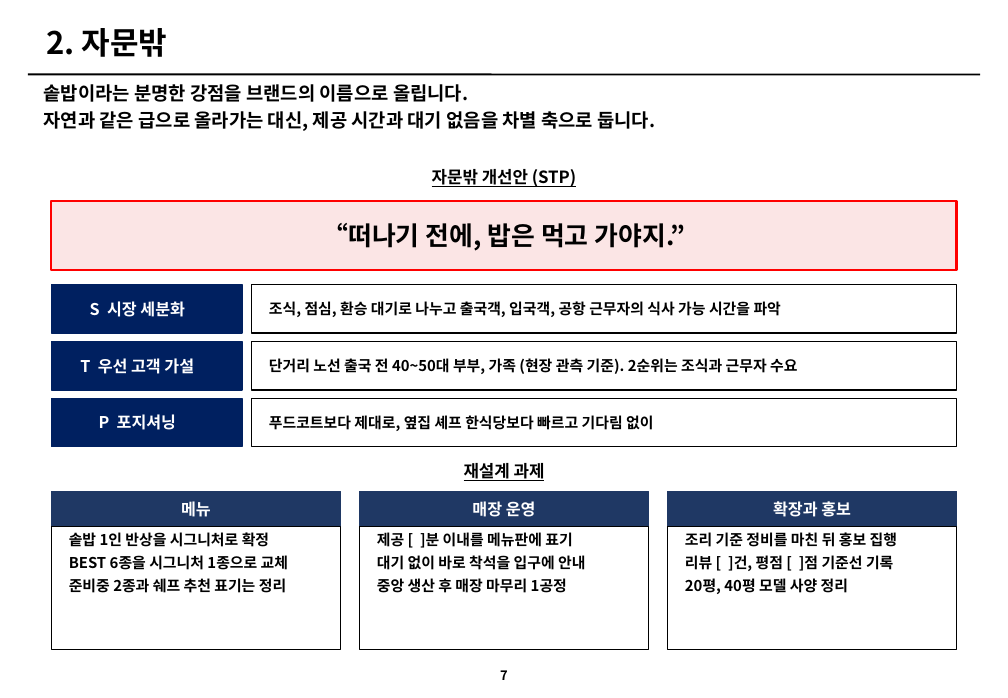
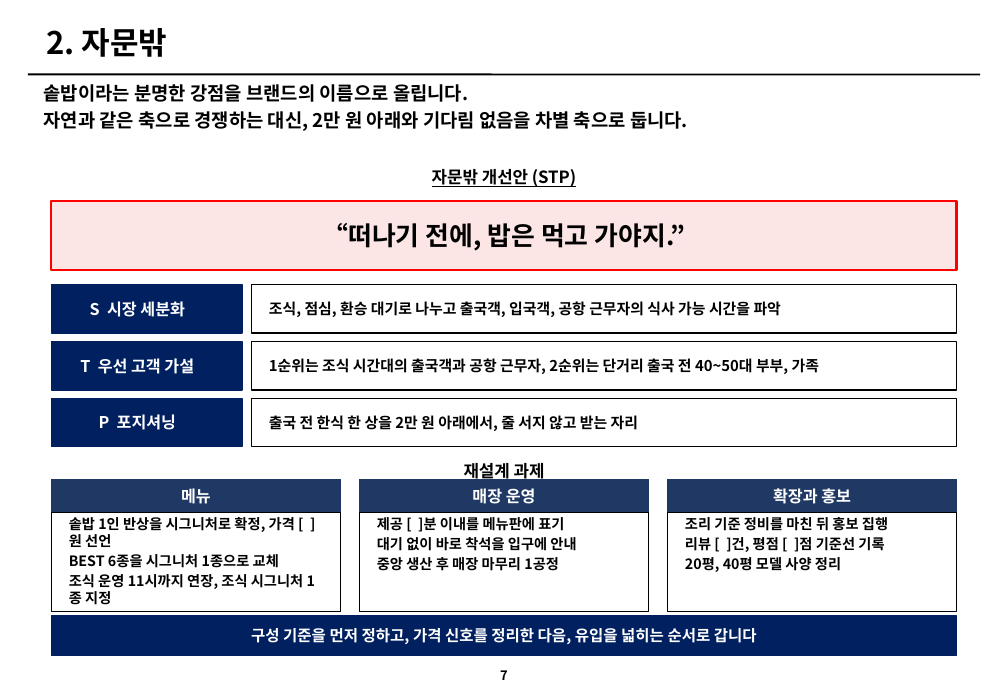
Before and after one commit to grandnim-wq/Claude, a slide deck: slide 7 of 아모제_3개브랜드_개선전략_v3.pptx. Drawn at 1008x698 pixels with LibreOffice and Linux fonts; fonts in the diff are those of the drawing. Boxes give left, top, right and bottom in pixels: in the first picture for what was removed or moved away, otherwise in the second. Text is boxed around its words. In the diff, an @@ line names an element or a change of style, - is before the commit and + after.

```diff
--- a/아모제_3개브랜드_개선전략_v3.pptx
+++ b/아모제_3개브랜드_개선전략_v3.pptx
@@ text at [44,111,688,131]: text changed @@
-자연과 같은 급으로 올라가는 대신, 제공 시간과 대기 없음을 차별 축으로 둡니다.
+자연과 같은 축으로 경쟁하는 대신, 2만 원 아래와 기다림 없음을 차별 축으로 둡니다.
@@ text at [269,358,819,374]: text changed @@
-단거리 노선 출국 전 40~50대 부부, 가족 (현장 관측 기준). 2순위는 조식과 근무자 수요
+1순위는 조식 시간대의 출국객과 공항 근무자, 2순위는 단거리 출국 전 40~50대 부부, 가족
@@ text at [269,413,638,433]: text changed @@
-푸드코트보다 제대로, 옆집 셰프 한식당보다 빠르고 기다림 없이
+출국 전 한식 한 상을 2만 원 아래에서, 줄 서지 않고 받는 자리
@@ 3 texts, 3 rectangles: place and size @@
-3 texts, 3 rectangles at [51,491,957,527]
+3 texts, 3 rectangles at [51,479,957,513]
@@ rectangle: place and size @@
-rectangle at [51,527,341,650]
+rectangle at [51,513,341,612]
@@ text "솥밥 1인 반상을 시그니처로 확정, ...": place and size @@
-text "솥밥 1인 반상을 시그니처로 확정, ..." at [69,532,288,593]
+text "솥밥 1인 반상을 시그니처로 확정, ..." at [69,517,303,605]
@@ text at [69,517,295,547]: text changed; size 11.5 to 11 pt @@
-솥밥 1인 반상을 시그니처로 확정
+솥밥 1인 반상을 시그니처로 확정, 가격 [ ]원 선언
@@ rectangle: place and size @@
-rectangle at [359,527,649,650]
+rectangle at [359,513,649,612]
@@ text "제공 [ ]분 이내를 메뉴판에 ...": place and size @@
-text "제공 [ ]분 이내를 메뉴판에 ..." at [377,532,585,593]
+text "제공 [ ]분 이내를 메뉴판에 ..." at [377,517,576,571]
@@ text "제공 [ ]분 이내를 메뉴판에 ..." at [377,517,576,571]: size 11.5 to 11 pt; less space between paragraphs @@
@@ rectangle: place and size @@
-rectangle at [667,527,957,650]
+rectangle at [667,513,957,612]
@@ text "조리 기준 정비를 마친 뒤 ..." at [685,517,888,572]: size 11.5 to 11 pt; less space between paragraphs @@
@@ text "조리 기준 정비를 마친 뒤 ...": place and size @@
-text "조리 기준 정비를 마친 뒤 ..." at [685,532,897,594]
+text "조리 기준 정비를 마친 뒤 ..." at [685,517,888,572]
@@ text at [69,554,279,568]: size 11.5 to 11 pt in "BEST 6종을 시그니처 1종으로 교체"; less space between paragraphs @@
@@ text at [69,574,303,605]: text changed; size 11.5 to 11 pt @@
-준비중 2종과 쉐프 추천 표기는 정리
+조식 운영 11시까지 연장, 조식 시그니처 1종 지정
@@ rectangle added at [51,616,957,655], fill #002060, outline #002060 1 pt @@
@@ text added at [251,628,757,644], 12 pt, text #FFFFFF, bold @@
+구성 기준을 먼저 정하고, 가격 신호를 정리한 다음, 유입을 넓히는 순서로 갑니다
```
Also in this commit, not shown: 16 other slides changed, 1 slide added, 4 other files.
